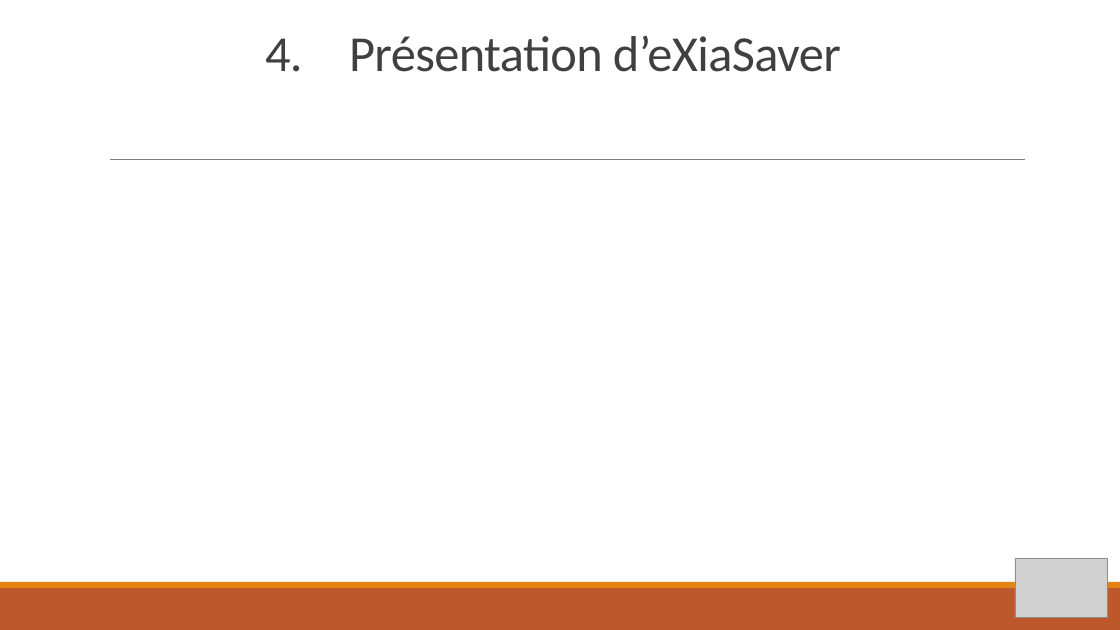
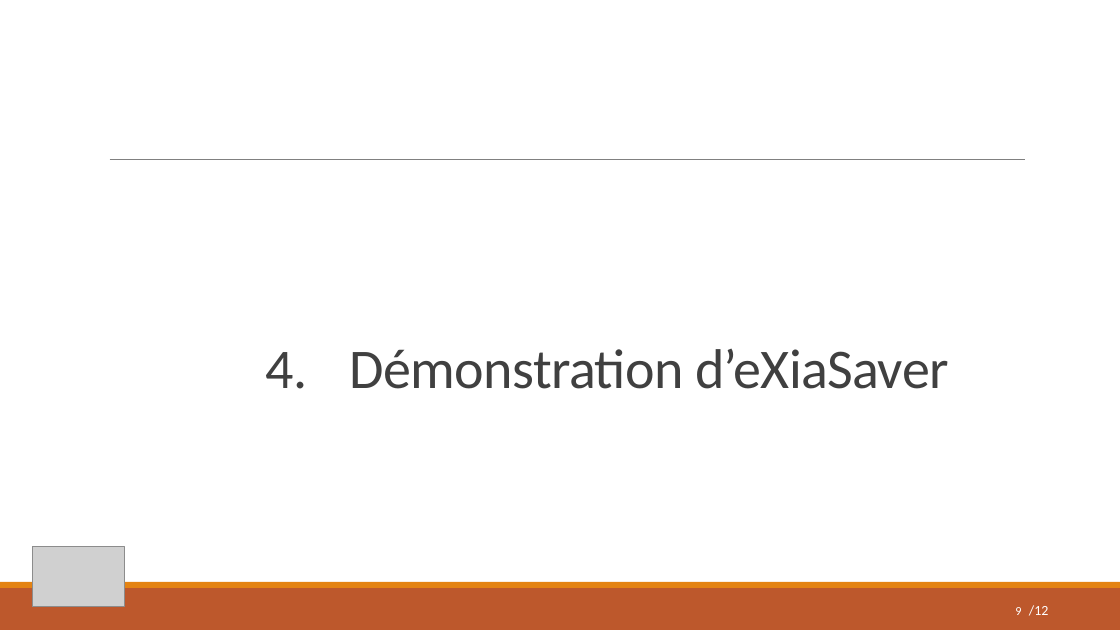
Before and after one commit to pierredumangin/Projet-eXiaSaver, a slide deck: slide 9 of PPT eXiaSaver.pptx (slide 8 before the commit). Drawn at 1120x630 pixels with LibreOffice and Linux fonts; fonts in the diff are those of the drawing; grey boxes stand for pictures. Boxes give left, top, right and bottom in pixels: in the first picture for what was removed or moved away, otherwise in the second. Text is boxed around its words. In the diff, an @@ line names an element or a change of style, - is before the commit and + after.

```diff
--- a/PPT eXiaSaver.pptx
+++ b/PPT eXiaSaver.pptx
@@ title at (x1=266, y1=349, x2=949, y2=389): text changed; size 43.2 to 48 pt @@
-4. Présentation d’eXiaSaver
+4. Démonstration d’eXiaSaver
@@ picture moved from (x1=1015, y1=558, x2=1107, y2=618) to (x1=32, y1=547, x2=124, y2=607) @@
@@ page number added at (x1=1015, y1=607, x2=1021, y2=615), 10.5 pt, text #FFFFFF @@
+9
@@ text added at (x1=1029, y1=605, x2=1049, y2=616), 12 pt, text #FFFFFF @@
+/12
```
Also in this commit, not shown: 7 other slides changed, 4 slides added, 1 slide removed.
